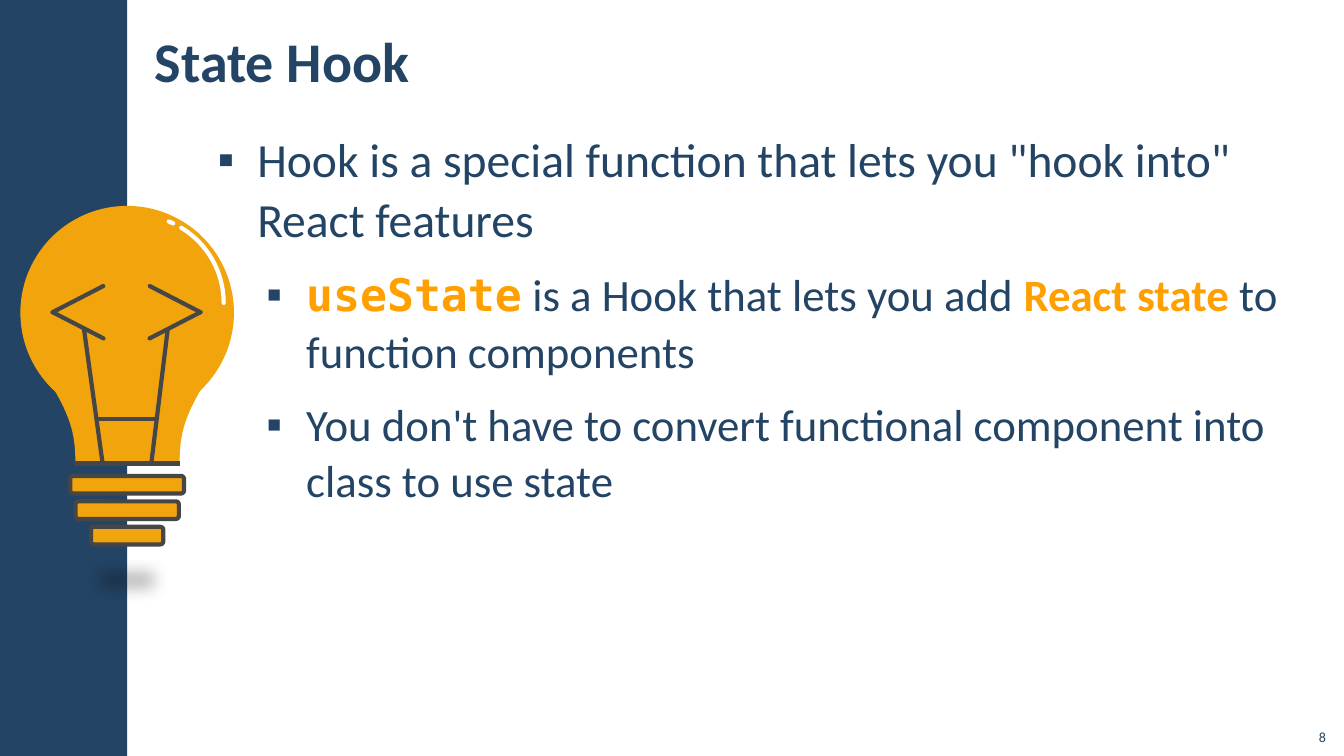
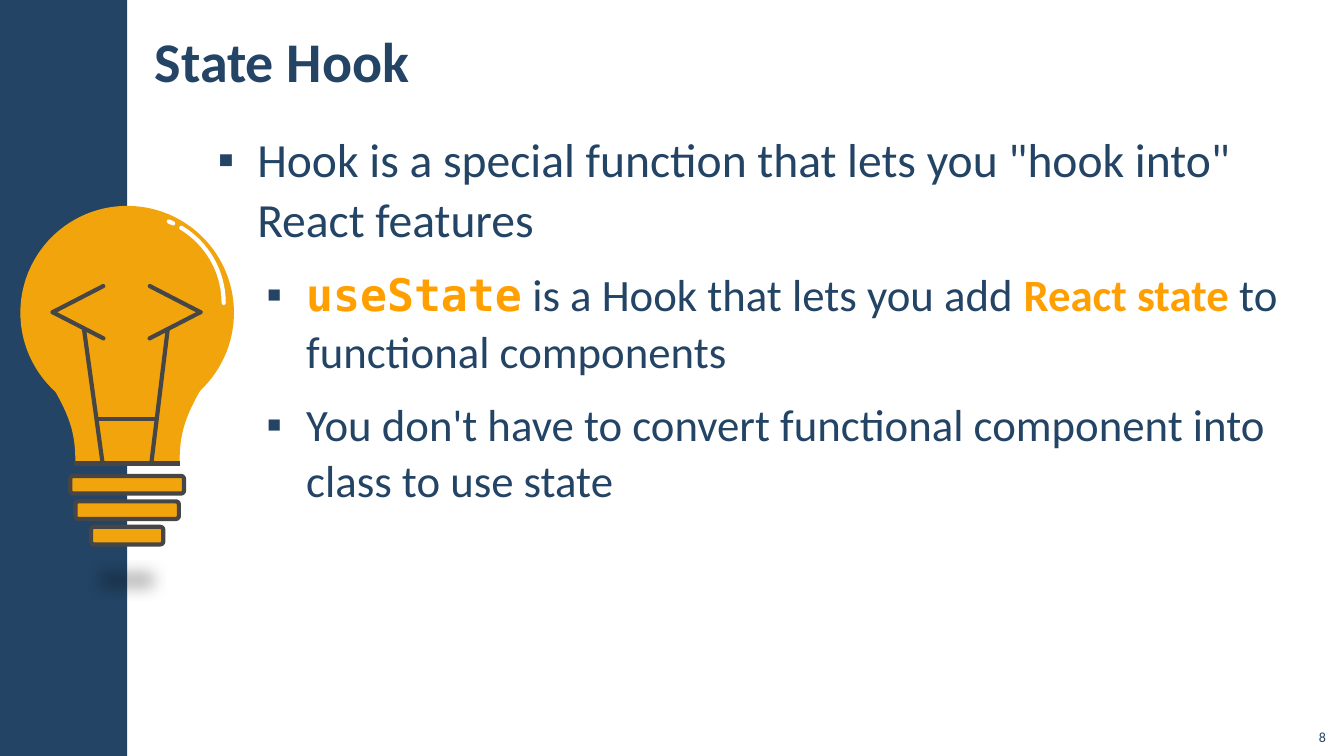
Before and after one commit to DBeneva/JavaScript, a slide deck: slide 8 of 07 - ReactJS/09 - React Hooks/00 - Presentation/06. React-JS-React-Hooks.pptx. Drawn at 1344x756 pixels with LibreOffice and Linux fonts; fonts in the diff are those of the drawing; background and template pictures are left out. Boxes give left, top, right and bottom in pixels: in the first picture for what was removed or moved away, otherwise in the second. Text is boxed around its words. In the diff, an @@ line names an element or a change of style, - is before the commit and + after.

```diff
--- a/07 - ReactJS/09 - React Hooks/00 - Presentation/06. React-JS-React-Hooks.pptx
+++ b/07 - ReactJS/09 - React Hooks/00 - Presentation/06. React-JS-React-Hooks.pptx
@@ text at bbox=[306, 277, 1277, 376]: text changed @@
-  ▪ useState is a Hook that lets you add React state to function components
+  ▪ useState is a Hook that lets you add React state to functional components
```
Also in this commit, not shown: 1 other slide changed, 7 other files.
